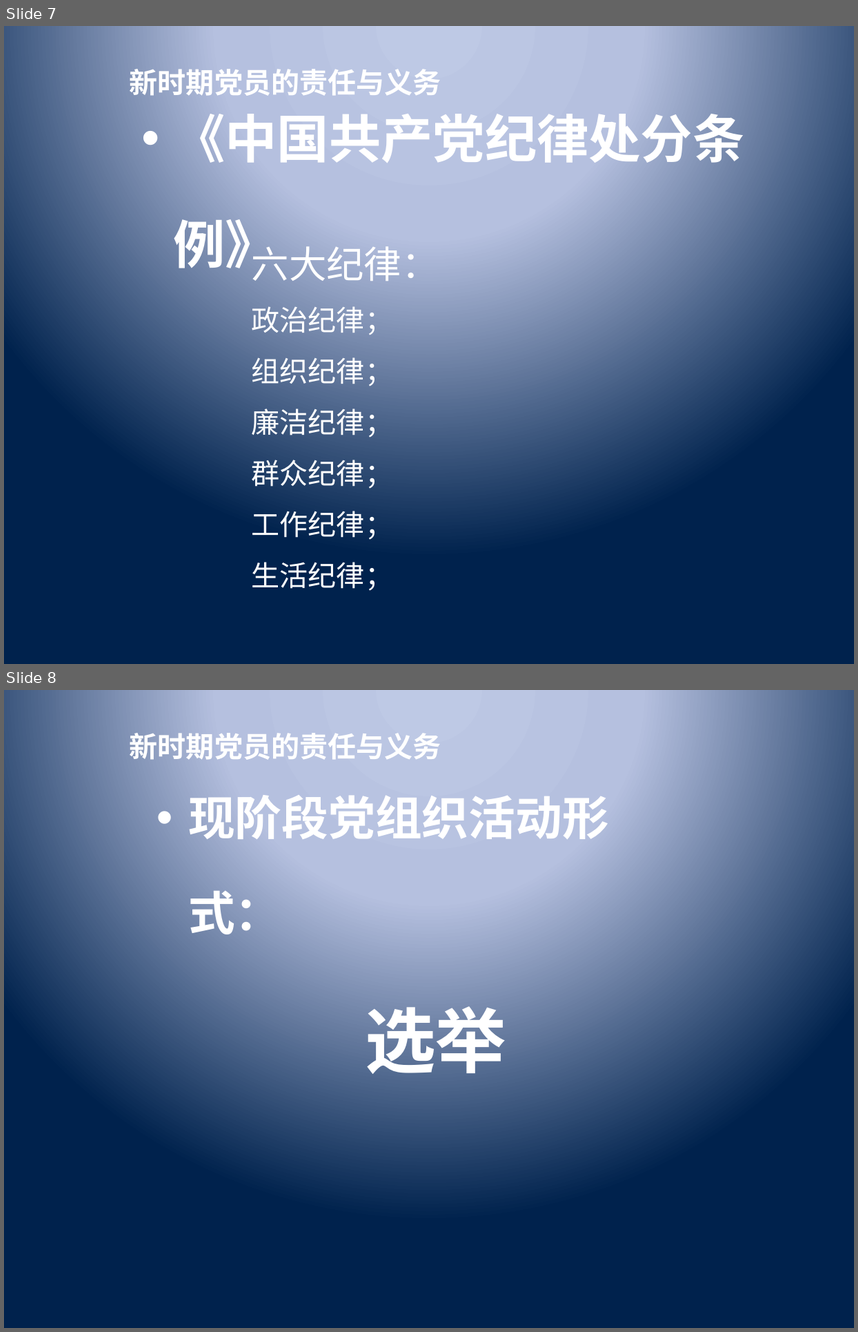
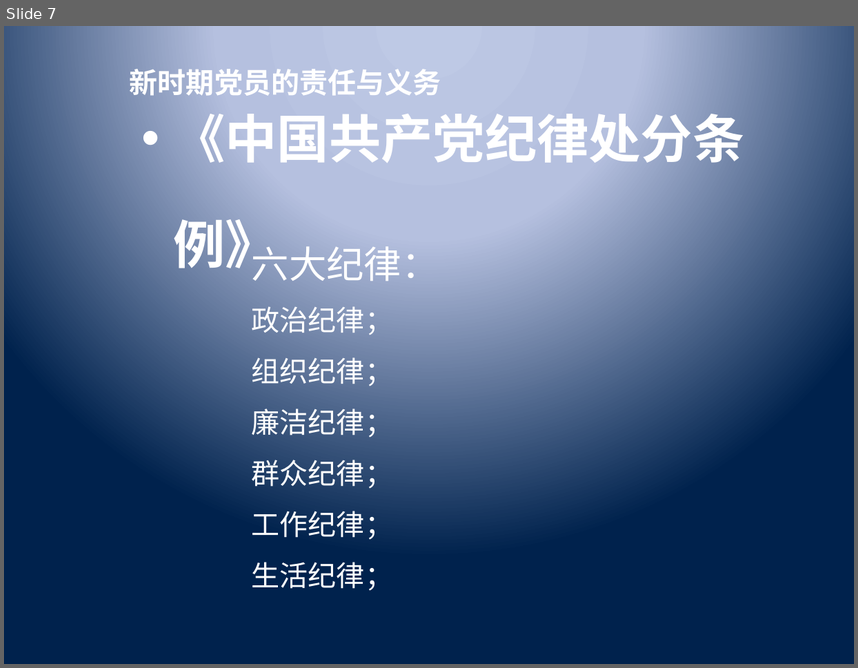
Before and after one commit to lishengze/Docs-Notes, a slide deck: communist/党员的责任与义务.pptx. Shown one above the other, each under a label of ours: slides 7 and 8 before the commit, slide 7 after it. The pictures are 858x1332 and 858x668 pixels, drawn with LibreOffice and Linux fonts; fonts in the diff are those of the drawing; background and template pictures are left out. Boxes give left, top, right and bottom in pixels: in the first picture for what was removed or moved away, otherwise in the second. Text is boxed around its words. In the diff, an @@ line names an element or a change of style, - is before the commit and + after.

```diff
--- a/communist/党员的责任与义务.pptx
+++ b/communist/党员的责任与义务.pptx
@@ slide 8 removed at (x1=4, y1=690, x2=854, y2=1328), background picture (left out); not listed: 1 template element that a slide beside it also shows @@
@@ title removed at (x1=188, y1=795, x2=609, y2=934) @@
-现阶段党组织活动形式：
@@ text removed at (x1=365, y1=1006, x2=506, y2=1085) @@
-选举
```
Also in this commit, not shown: 10 other slides changed, 1 slide added, 1 other slide removed, 3 other files.
